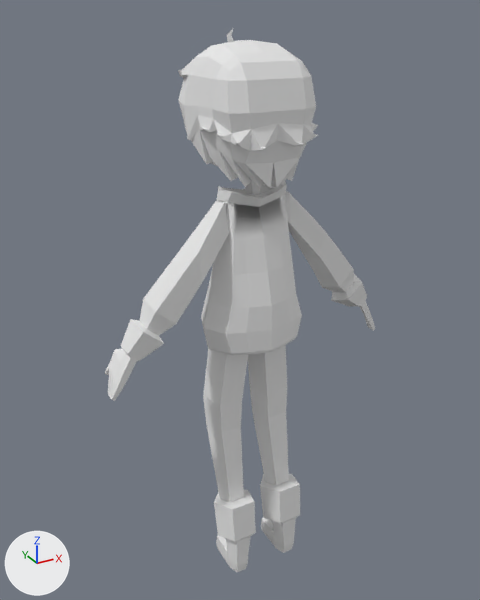
The OBJ model Arte/protagonista.obj: old version first, new version second.
Both versions are drawn from a camera (50 mm lens) standing at (-1.944, -3.43, 3.705) and looking at (-0.025, 0.059, 1.96). Lighting does not change. The marker at lower left points along +X, +Y and +Z. Where no turn or scale is listed for an object, it has been applied to the vertices.

Objects in the first picture: 'rosto'.
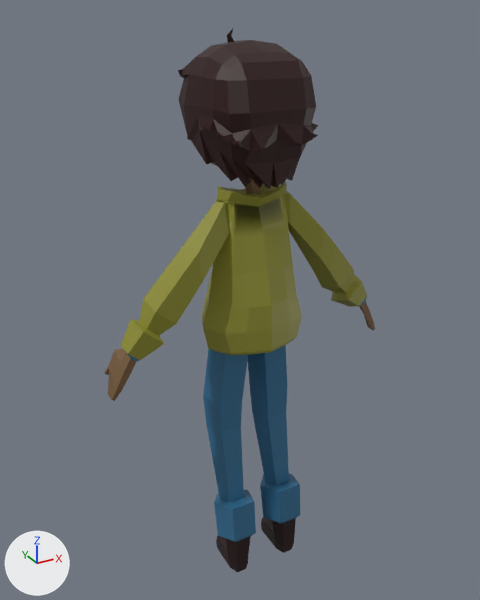
The newer file is also rescaled (x0.385), turned or shifted as a whole; pictures and numbers use the older file's frame.

Patch to the scene script:
```diff
--- a/Arte/protagonista.obj.py
+++ b/Arte/protagonista.obj.py
@@ mat_skin @@
 mat_skin = principled_material('skin')
-mat_skin.base_color = (0.8, 0.8, 0.8)  # white #e7e7e7
+mat_skin.base_color = (0.174, 0.0966, 0.0396)  # brown #745838
 mat_skin.roughness = 1.0
@@ mat_jeans @@
 mat_jeans = principled_material('jeans')
-mat_jeans.base_color = (0.8, 0.8, 0.8)  # white #e7e7e7
+mat_jeans.base_color = (0.0284, 0.141, 0.266)  # blue #2f698d
 mat_jeans.roughness = 1.0
@@ mat_leather @@
 mat_leather = principled_material('leather')
-mat_leather.base_color = (0.8, 0.8, 0.8)  # white #e7e7e7
+mat_leather.base_color = (0.0145, 0.0, 0.0)  # black #200000
 mat_leather.roughness = 1.0
@@ mat_cabelo @@
 mat_cabelo = principled_material('Cabelo')
-mat_cabelo.base_color = (0.8, 0.8, 0.8)  # white #e7e7e7
+mat_cabelo.base_color = (0.0228, 0.0, 0.0)  # black #2a0000
 mat_cabelo.roughness = 1.0
@@ mat_yellow_001 @@
+mat_yellow_001 = principled_material('yellow.001')
+mat_yellow_001.base_color = (0.266, 0.262, 0.0284)  # yellow #8d8c2f
@@ me_rosto @@
 me_rosto.from_pydata(...)  # 894 vertices, 929 faces; spans x -0.99..0.99, y -0.39..0.32, z -0.02..3.6
 # used by ob_rosto; location = (0.0, 0.0, 0.0)
+# me_rosto part 1: all 218 faces that had it switch from mat_yellow (white #e7e7e7) to mat_yellow_001 (yellow #8d8c2f)
 me_rosto.materials.append(mat_skin)
```

Changed parts and their boxes (x1, y1, x2, y2) in the pictures (480 x 600 px):
'rosto', recoloured: (105, 29, 375, 572) in both
part 1 of me_rosto, recoloured (white to yellow): (121, 182, 367, 360) in both
